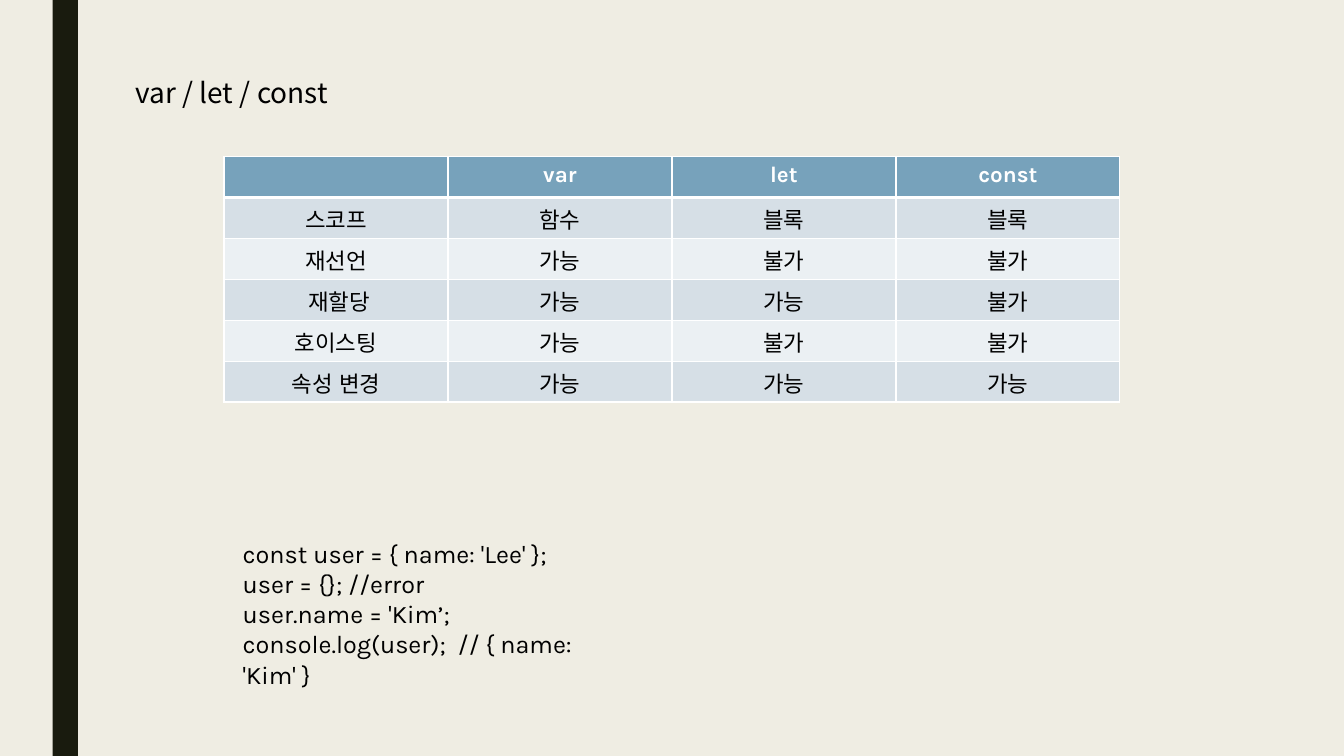
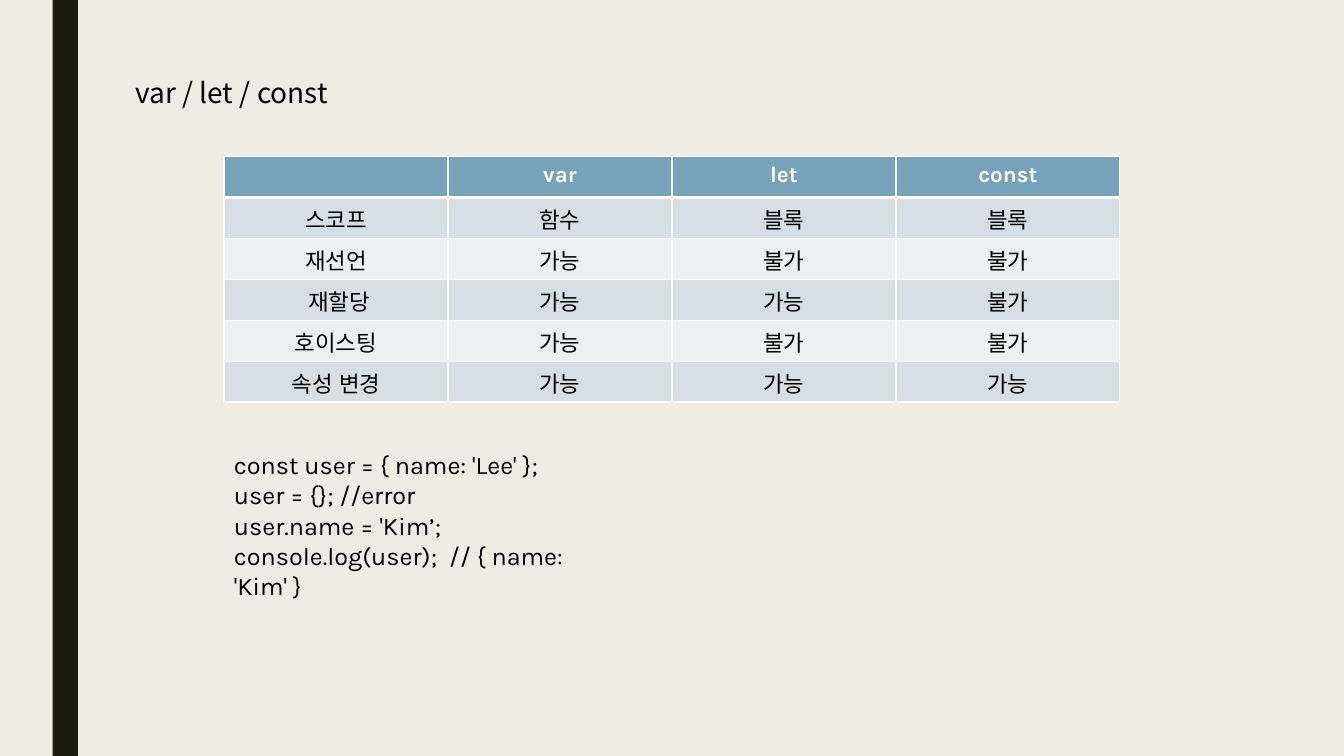
Before and after one commit to sua-no/study, a slide deck: slide 4 of study_0216/study_0216.pptx. Drawn at 1344x756 pixels with LibreOffice and Linux fonts; fonts in the diff are those of the drawing. Boxes give left, top, right and bottom in pixels: in the first picture for what was removed or moved away, otherwise in the second. Text is boxed around its words. In the diff, an @@ line names an element or a change of style, - is before the commit and + after.

```diff
--- a/study_0216/study_0216.pptx
+++ b/study_0216/study_0216.pptx
@@ text "const user = { name: ...": place and size @@
-text "const user = { name: ..." at [243,546,571,660]
+text "const user = { name: ..." at [234,457,563,571]
```
Also in this commit, not shown: 2 other slides changed, 6 other files.
